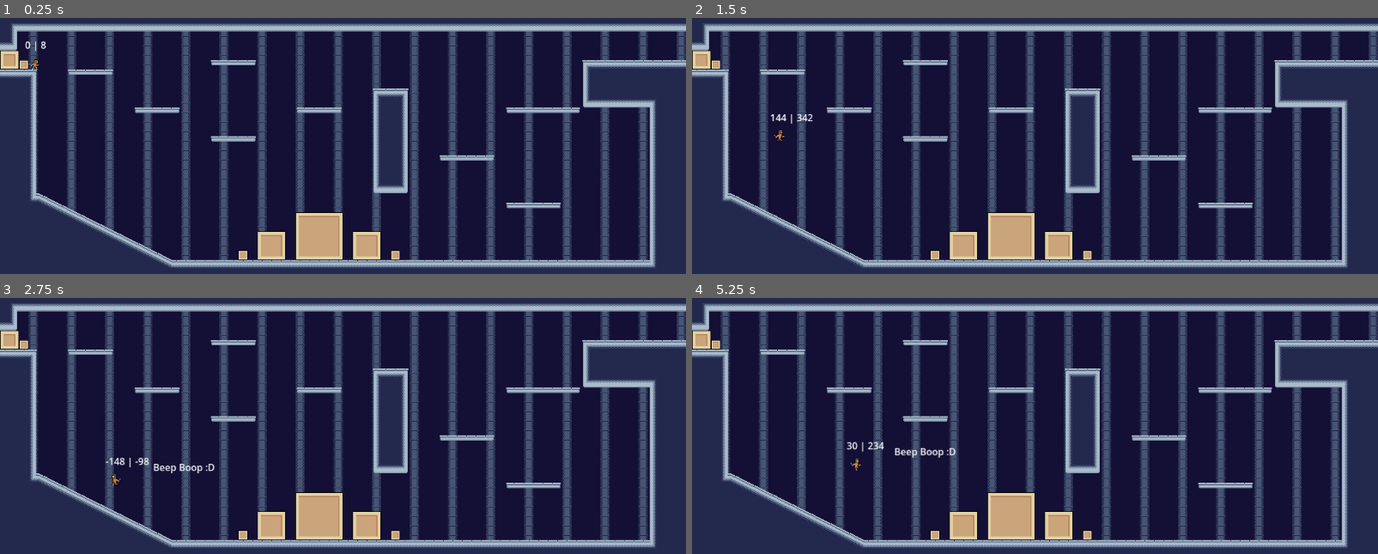
Above: before the commit, frames 1-4 (two rows, left to right).
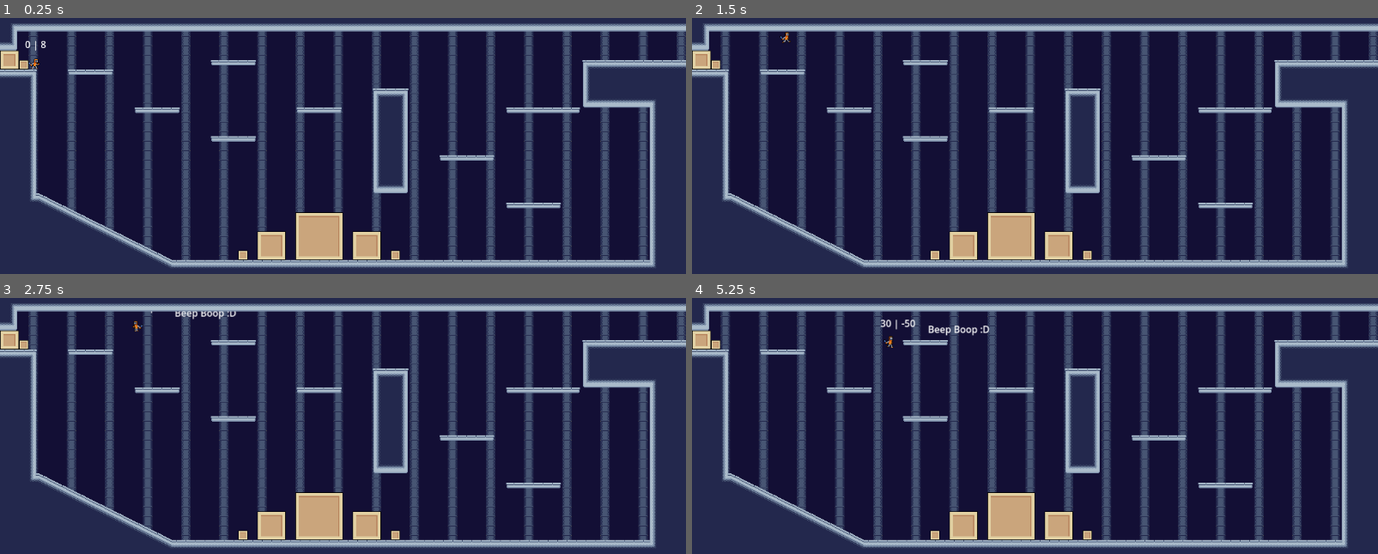
Above: after the commit, the same moments.

Repository: Cradac/H.O.R.S.T.
Game: Godot game, scene res://basic_scene.tscn
Same seed, same stepped clock (60 frames per second), same inputs: the game is played once before the commit and once after it. The engine's default icon, where the game draws it, is replaced by a stand-in: a white triangle on a blue panel in a dark square.
Inputs:
- Up to frame 1 (0.25 s): no input
- Up to frame 2 (1.5 s): tap Enter at 0.5 s; hold F (action) 0.53-1.28 s; hold Right (move_right) from 0.53 s (still down); tap Space (jump) at 0.77, 0.8, 1.07, 1.35 s
- Up to frame 3 (2.75 s): tap Space (jump) at 1.52, 1.82, 2.3 s; tap F (action) at 1.55 s; release Right (move_right) at 2.03 s; hold Left (move_left) from 2.03 s (still down); hold F (action) from 2.03 s (still down)
- Up to frame 4 (5.25 s): release Left (move_left) at 2.78 s; release F (action) at 2.78 s; hold Right (move_right) 2.78-4.28 s; tap F (action) at 2.85, 4.35 s; tap Space (jump) at 3.02, 3.32, 4.52, 4.82 s; hold Space (jump) 3.53-4.28 s; hold Left (move_left) 4.28-5.03 s; hold Right (move_right) from 5.03 s (still down); hold F (action) from 5.03 s (still down)

The runs differ from the first frame. In frame 1, less than 0.1% of the frame differs, in the area x 3-7%, y 8-21%; in frame 2, 0.2%; in frame 3, 0.5%; in frame 4, 0.6%, in the area x 22-44%, y 8-68%.
Error before the commit: Invalid operands 'int' and 'Nil' in operator '-'. (res://extensions/ChargedJump.gd:13)

Commit message:
GRAVITYgit add project.godot testlvl_phil.tscn character.tscn Character.gd!

Diff:
--- a/Character.gd
+++ b/Character.gd
@@ -6,12 +6,14 @@
 @export var FRICTION = 500
 @export var JUMP_FORCE = 250
 @export var GRAVITY = 500
+@export var POST_JUMP_GRAVITY = 500
 @export var ram_size = 1
 @onready var _animated_sprite = $AnimatedSprite2D
 
 var extensions: Array[Extension]
 var prev_x = 1
 var normal_jump = true
+var in_jump = false
 
 func _process(delta):
 	# action inputs
@@ -38,7 +40,7 @@
 			if is_on_floor():
 				velocity.x += x * ACCELERATION * delta
 			else:
-				velocity.x += (x * (ACCELERATION/2) * delta) # - (x * AIR_BREAK * delta)
+				velocity.x += (x * (ACCELERATION/2) * delta)
 		else:
 			velocity.x = velocity.x / 2
 			if is_on_floor():
@@ -47,14 +49,25 @@
 				velocity.x = x * (ACCELERATION /2) * delta
 		if abs(velocity.x) > MAX_SPEED:
 			velocity.x = MAX_SPEED * sign(velocity.x)
+		# Animations
 		_animated_sprite.play("walk")
 		if x > 0:
 			_animated_sprite.set_flip_h(false)
 		if x < 0:
 			_animated_sprite.set_flip_h(true)
+	#print("in_jump" + str(in_jump))
+	if in_jump and sign(velocity.y) == 1:
+		#print("post jump grav")
+		velocity.y += POST_JUMP_GRAVITY * delta #fall faster after jump
+	else:
+		#print("normal grav")
+		velocity.y += GRAVITY * delta # normal gravity
 
+	#reset jump state
+	if is_on_floor() and in_jump:
+		print("reset jump")
+		in_jump = false
 
-	velocity.y += GRAVITY * delta
 	if Input.is_action_just_pressed("jump") and may_i_jump() and normal_jump:
 		jump(JUMP_FORCE)
 	get_node("speed").text = str( round(velocity.x) ) + " | " + str( round(velocity.y))
@@ -69,17 +82,21 @@
 
 
 func jump(force):
+	print("JUMP!!")
+	in_jump = true
 	velocity.y = 0
 	velocity.y -= force
 	_animated_sprite.play("jump")
 
 func may_i_jump():
 	#this is a place for doublejump logic and other funky jumpy stuff
-	return is_on_floor()
+	if is_on_floor():
+		return true
+	return false
 
 func action():
 	if Input.is_action_pressed("action"):
-		equip(ChargedJump.new())
+		equip(DoubleJump.new())
 		get_node("Label").visible = true
 	else:
 		get_node("Label").visible = false
--- a/character.tscn
+++ b/character.tscn
@@ -5,7 +5,8 @@
 [ext_resource type="SpriteFrames" uid="uid://dtn4de6b5scun" path="res://character-spriteframes.tres" id="3_ipixp"]
 
 [sub_resource type="CapsuleShape2D" id="CapsuleShape2D_lyxyb"]
-radius = 11.0
+radius = 9.0
+height = 22.0
 
 [node name="Character" type="CharacterBody2D"]
 script = ExtResource("1_chlop")
@@ -21,7 +22,7 @@
 frame_progress = 0.776749
 
 [node name="CollisionShape2D" type="CollisionShape2D" parent="."]
-position = Vector2(-1, -2)
+position = Vector2(-1, 3)
 shape = SubResource("CapsuleShape2D_lyxyb")
 debug_color = Color(0.992157, 0, 0.266667, 0.419608)
 
--- a/project.godot
+++ b/project.godot
@@ -49,6 +49,12 @@
 , Object(InputEventJoypadButton,"resource_local_to_scene":false,"resource_name":"","device":-1,"button_index":12,"pressure":0.0,"pressed":true,"script":null)
 ]
 }
+action_2={
+"deadzone": 0.5,
+"events": [Object(InputEventKey,"resource_local_to_scene":false,"resource_name":"","device":-1,"window_id":0,"alt_pressed":false,"shift_pressed":false,"ctrl_pressed":false,"meta_pressed":false,"pressed":false,"keycode":0,"physical_keycode":69,"key_label":0,"unicode":101,"echo":false,"script":null)
+, Object(InputEventJoypadButton,"resource_local_to_scene":false,"resource_name":"","device":-1,"button_index":2,"pressure":0.0,"pressed":true,"script":null)
+]
+}
 
 [rendering]
 
--- a/testlvl_phil.tscn
+++ b/testlvl_phil.tscn
@@ -1,18 +1,65 @@
-[gd_scene load_steps=3 format=3 uid="uid://2yt4g86ehe3a"]
+[gd_scene load_steps=4 format=3 uid="uid://2yt4g86ehe3a"]
 
 [ext_resource type="PackedScene" uid="uid://dkxa5ykfmobjr" path="res://character.tscn" id="1_yssot"]
 
 [sub_resource type="RectangleShape2D" id="RectangleShape2D_j77wx"]
 size = Vector2(2082, 20)
 
+[sub_resource type="RectangleShape2D" id="RectangleShape2D_hgntb"]
+size = Vector2(16.5, 22.5)
+
 [node name="testlvl_phil" type="Node2D"]
 
 [node name="Character" parent="." instance=ExtResource("1_yssot")]
-position = Vector2(361, 317)
+position = Vector2(113, 616)
+MAX_SPEED = 100
 AIR_BREAK = 350
+POST_JUMP_GRAVITY = 1500
 
 [node name="StaticBody2D" type="StaticBody2D" parent="."]
+position = Vector2(3, 271)
 
 [node name="CollisionShape2D" type="CollisionShape2D" parent="StaticBody2D"]
 position = Vector2(1057, 369)
 shape = SubResource("RectangleShape2D_j77wx")
+
+[node name="wall1" type="StaticBody2D" parent="."]
+
+[node name="CollisionShape2D" type="CollisionShape2D" parent="wall1"]
+position = Vector2(136, 619)
+shape = SubResource("RectangleShape2D_hgntb")
+
+[node name="wall2_1" type="StaticBody2D" parent="."]
+position = Vector2(37, 0)
+
+[node name="CollisionShape2D" type="CollisionShape2D" parent="wall2_1"]
+position = Vector2(136, 619)
+shape = SubResource("RectangleShape2D_hgntb")
+
+[node name="wall2_2" type="StaticBody2D" parent="."]
+position = Vector2(37, -23)
+
+[node name="CollisionShape2D" type="CollisionShape2D" parent="wall2_2"]
+position = Vector2(136, 619)
+shape = SubResource("RectangleShape2D_hgntb")
+
+[node name="wall3_1" type="StaticBody2D" parent="."]
+position = Vector2(80, 0)
+
+[node name="CollisionShape2D" type="CollisionShape2D" parent="wall3_1"]
+position = Vector2(136, 619)
+shape = SubResource("RectangleShape2D_hgntb")
+
+[node name="wall3_2" type="StaticBody2D" parent="."]
+position = Vector2(80, -23)
+
+[node name="CollisionShape2D" type="CollisionShape2D" parent="wall3_2"]
+position = Vector2(136, 619)
+shape = SubResource("RectangleShape2D_hgntb")
+
+[node name="wall3_3" type="StaticBody2D" parent="."]
+position = Vector2(80, -46)
+
+[node name="CollisionShape2D" type="CollisionShape2D" parent="wall3_3"]
+position = Vector2(136, 619)
+shape = SubResource("RectangleShape2D_hgntb")
